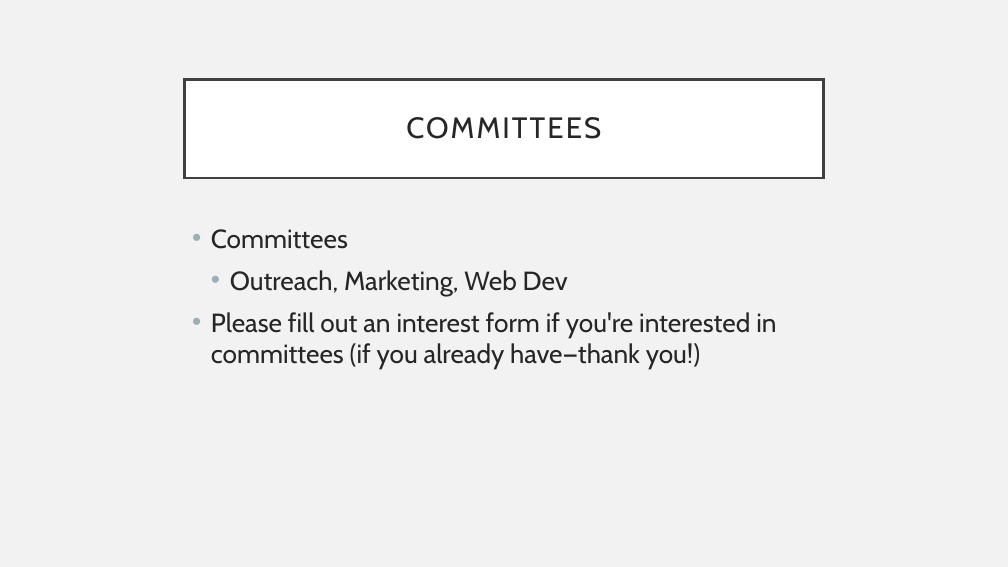
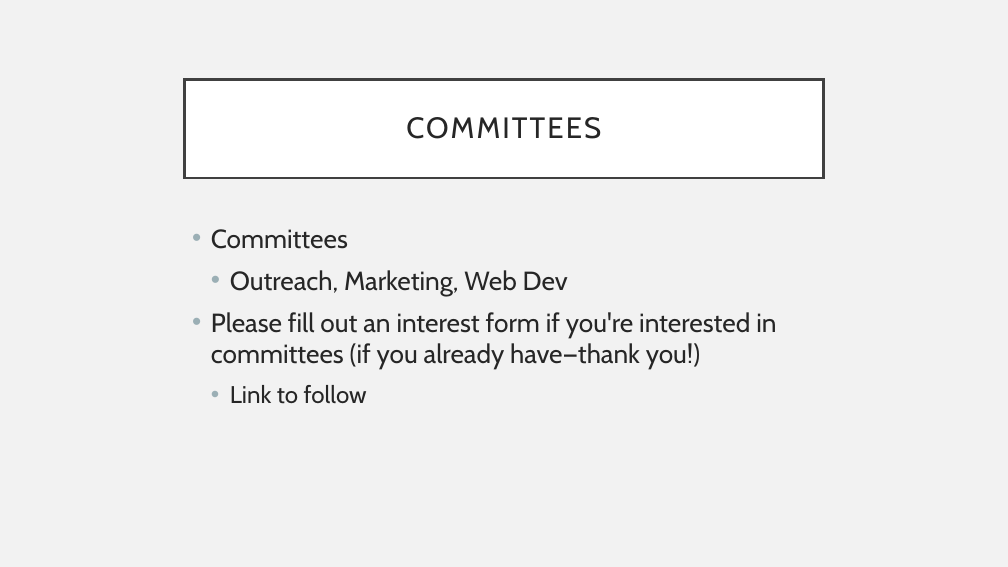
Before and after one commit to ucfacmw/Meeting-PopwerPoints, a slide deck: slide 5 of Feb 19 ACMW meeting.pptx. Drawn at 1008x567 pixels with LibreOffice and Linux fonts; fonts in the diff are those of the drawing. Boxes give left, top, right and bottom in pixels: in the first picture for what was removed or moved away, otherwise in the second. Text is boxed around its words. In the diff, an @@ line names an element or a change of style, - is before the commit and + after.

```diff
--- a/Feb 19 ACMW meeting.pptx
+++ b/Feb 19 ACMW meeting.pptx
@@ text at <box>230,385,367,404</box>: paragraph added @@
+  • Link to follow
```
Also in this commit, not shown: 2 other slides changed.
